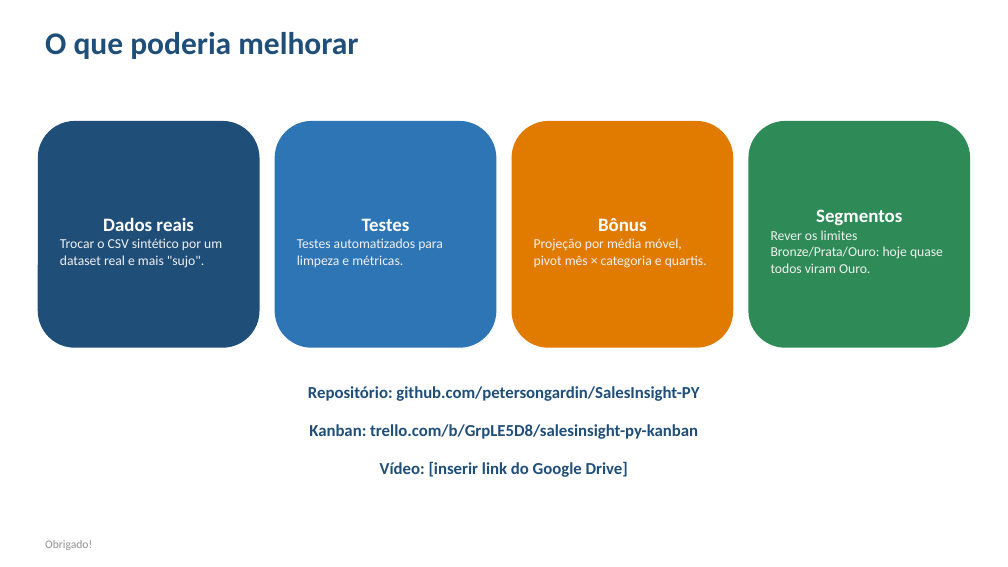
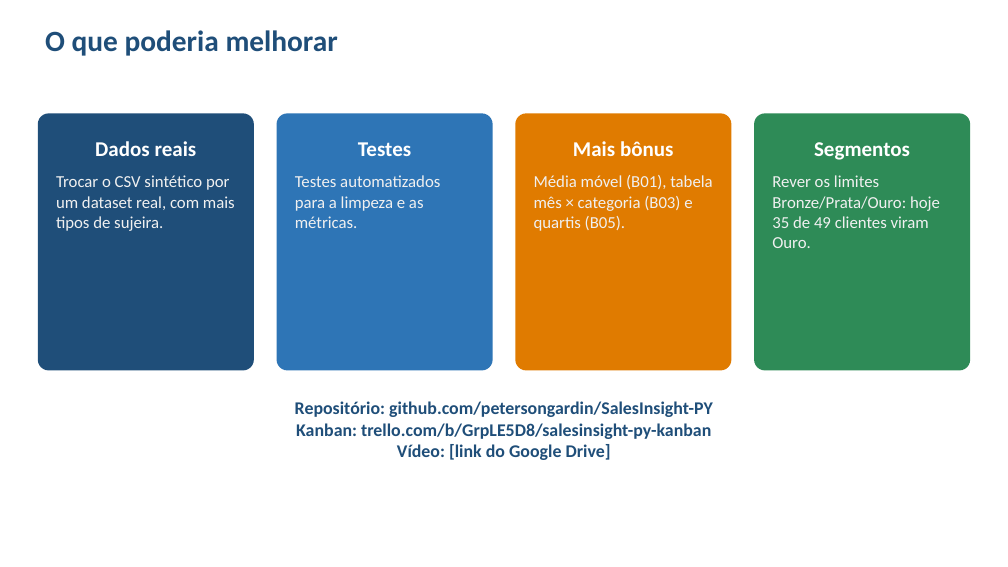
Before and after one commit to petersongardin/SalesInsight-PY, a slide deck: slide 37 of SalesInsight_PY.pptx (slide 20 before the commit). Drawn at 1008x567 pixels with LibreOffice and Linux fonts; fonts in the diff are those of the drawing. Boxes give left, top, right and bottom in pixels: in the first picture for what was removed or moved away, otherwise in the second. Text is boxed around its words. In the diff, an @@ line names an element or a change of style, - is before the commit and + after.

```diff
--- a/SalesInsight_PY.pptx
+++ b/SalesInsight_PY.pptx
@@ text "O que poderia melhorar" at <box>45,30,338,56</box>: size 30 to 28 pt @@
@@ rounded rectangle "Dados reais": place and size @@
-rounded rectangle "Dados reais" at <box>38,121,259,348</box>
+rounded rectangle "Dados reais" at <box>38,113,254,371</box>
@@ rounded rectangle "Testes": place and size @@
-rounded rectangle "Testes" at <box>274,121,496,348</box>
+rounded rectangle "Testes" at <box>277,113,493,371</box>
@@ vertical alignment middle to top; proportions changed in 4 elements at <box>277,113,493,371</box>, <box>38,113,254,371</box>, <box>754,113,970,371</box>, <box>516,113,732,371</box> @@
@@ rounded rectangle "Mais bônus": place and size @@
-rounded rectangle "Mais bônus" at <box>512,121,734,348</box>
+rounded rectangle "Mais bônus" at <box>516,113,732,371</box>
@@ rounded rectangle "Segmentos": place and size @@
-rounded rectangle "Segmentos" at <box>749,121,970,348</box>
+rounded rectangle "Segmentos" at <box>754,113,970,371</box>
@@ text in rounded rectangle at <box>95,141,197,156</box>: size 18 to 20 pt in "Dados reais" @@
@@ text in rounded rectangle at <box>358,142,411,156</box>: size 18 to 20 pt in "Testes" @@
@@ text in rounded rectangle at <box>534,141,712,231</box>: text changed; size 13 to 16 pt @@
-Bônus
-Projeção por média móvel, pivot mês × categoria e quartis.
+Mais bônus
+Média móvel (B01), tabela mês × categoria (B03) e quartis (B05).
@@ text in rounded rectangle at <box>814,142,910,160</box>: size 18 to 20 pt in "Segmentos" @@
@@ text in rounded rectangle at <box>56,175,235,231</box>: text changed; size 13 to 16 pt @@
-Trocar o CSV sintético por um dataset real e mais "sujo".
+Trocar o CSV sintético por um dataset real, com mais tipos de sujeira.
@@ text in rounded rectangle at <box>295,175,440,228</box>: text changed; size 13 to 16 pt @@
-Testes automatizados para limpeza e métricas.
+Testes automatizados para a limpeza e as métricas.
@@ text in rounded rectangle at <box>772,175,940,248</box>: text changed; size 13 to 16 pt @@
-Rever os limites Bronze/Prata/Ouro: hoje quase todos viram Ouro.
+Rever os limites Bronze/Prata/Ouro: hoje 35 de 49 clientes viram Ouro.
@@ text removed at <box>308,386,699,401</box> @@
-Repositório: github.com/petersongardin/SalesInsight-PY
@@ text "Repositório: github.com/petersongardin/SalesInsight-PY": place and size @@
-text "Repositório: github.com/petersongardin/SalesInsight-PY" at <box>309,424,698,439</box>
+text "Repositório: github.com/petersongardin/SalesInsight-PY" at <box>295,401,713,460</box>
@@ text at <box>295,401,713,417</box>: paragraph added @@
+Repositório: github.com/petersongardin/SalesInsight-PY
@@ text at <box>296,423,711,439</box>: size 16 to 17 pt in "Kanban: trello.com/b/GrpLE5D8/salesinsight-py-kanban" @@
@@ text at <box>397,444,611,460</box>: paragraph added @@
+Vídeo: [link do Google Drive]
@@ text removed at <box>380,461,628,477</box> @@
-Vídeo: [inserir link do Google Drive]
@@ text removed at <box>45,540,92,550</box> @@
-Obrigado!
```
Also in this commit, not shown: 18 other slides changed, 19 slides added, 2 slides removed, 15 other files.
